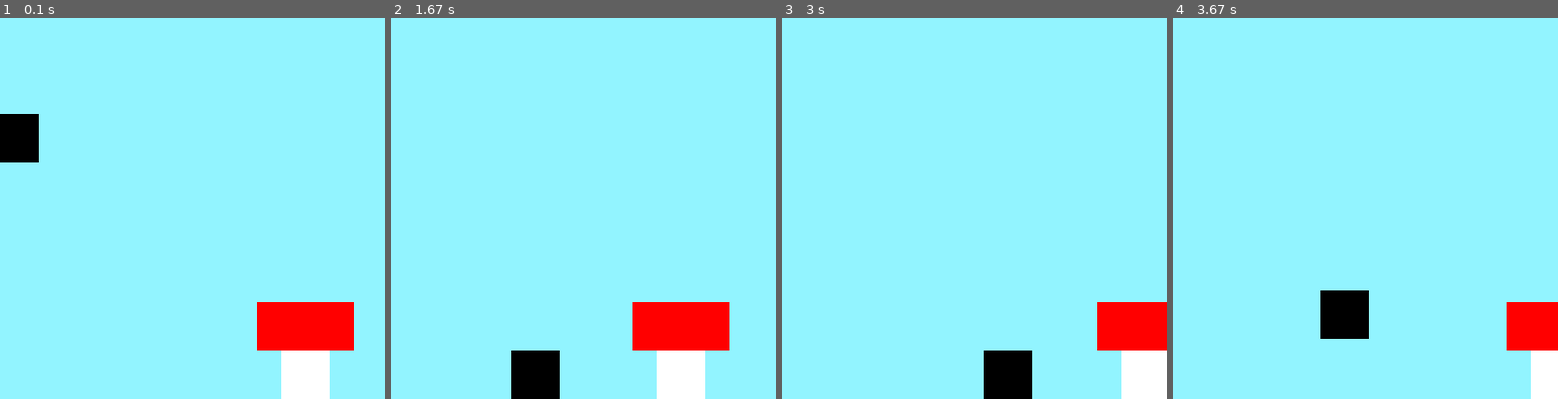
Above: before the commit, frames 1-4 (left to right).
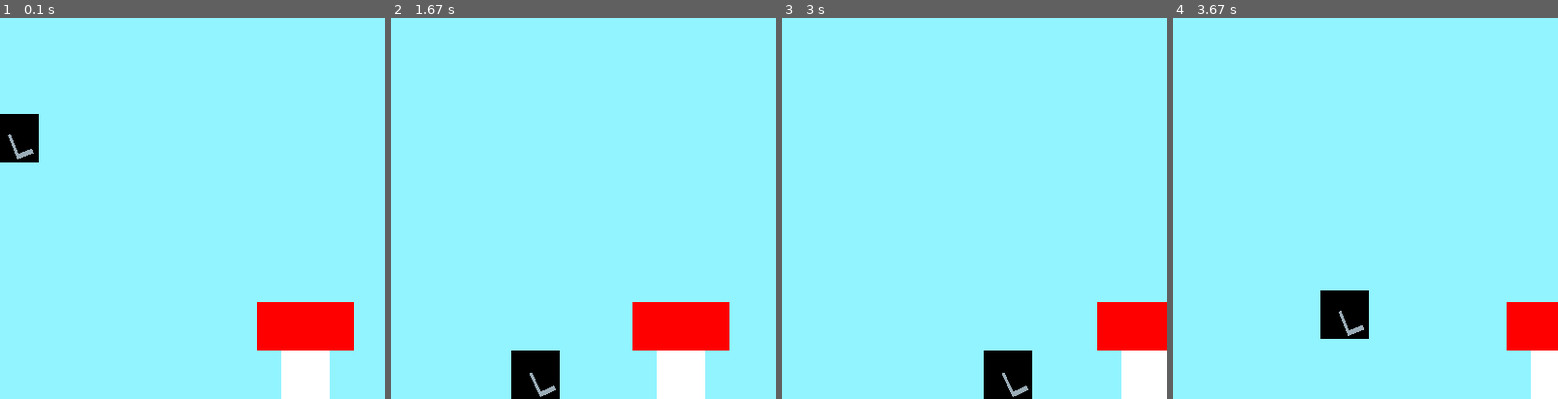
Above: after the commit, the same moments.

Repository: Jobjob321/Pygame-Platformer
Game: pygame game, started from main.py
Two runs of this game, one before a commit and one after it. Both use one fixed random seed, a clock stepped at 60 frames per second and the inputs below.
Inputs:
- Up to frame 1 (0.1 s): no input
- Up to frame 2 (1.67 s): hold Right 0.33-0.8 s; hold Right 0.83-1.3 s; hold Left from 1.33 s (still down)
- Up to frame 3 (3 s): release Left at 1.87 s; hold Left 1.9-2.3 s; hold Right 2.33-2.97 s
- Up to frame 4 (3.67 s): hold Left 3-3.47 s; hold Right from 3.5 s (still down); tap Space at 3.57 s
The pictures show only the part of the screen within x 31-81%, y 50-100%; the shares and areas given below are measured in that part.

The runs differ from the first frame. In frame 1, 0.1% of the frame differs, in the area x 2-9%, y 30-38%; in frame 2, 0.1%; in frame 3, 0.1%; in frame 4, 0.1%.

Commit message:
Trying to get gun to rotate

Diff:
--- a/gun.py
+++ b/gun.py
@@ -1,9 +1,17 @@
-import pygame
+import pygame, math
 
 class Gun:
     def __init__(self, player_x, player_y):
         self.x = player_x
         self.y = player_y
         self.image = pygame.image.load("imgs/Pistol1.png").convert_alpha()
+        self.rot_image = self.image.copy()
+        self.angle = self.rotate(pygame.mouse.get_pos())
     def draw(self, screen, scroll_x, scroll_y):
-        screen.blit(self.image, (self.x - scroll_x, self.y - scroll_y))
+        screen.blit(self.rot_image, (self.x - scroll_x, self.y - scroll_y))
+    def rotate(self, mouse):
+        self.rect = self.image.get_rect(center=(self.x, self.y))
+        offset = (mouse[1]-self.rect.centery, mouse[0]-self.rect.centerx)
+        self.angle = 360-math.degrees(math.atan2(*offset))
+        self.rot_image = pygame.transform.rotate(self.image, self.angle)
+        self.rect = self.image.get_rect(center=self.rect.center)
--- a/main.py
+++ b/main.py
@@ -1,7 +1,8 @@
-import pygame
+import pygame, math
 from Player import Player
 from object import Object
 from utils import checkCollisions
+from gun import Gun
 from coin import Coin
 from pygame.locals import *
 import time
@@ -89,6 +90,7 @@
             player.y_momentum += player.gravity * dt
             CanJump = False
         player.position.y += player.y_momentum * dt
+        mouse = pygame.mouse.get_pos()
         for object in objects:
             if checkCollisions(object.x, object.y, object.width, object.height, player.position.x, player.position.y, 50, 50):
                 player_bottom = player.position.y  + 50
@@ -125,7 +127,12 @@
 
     cointext = FONT.render("Coins: " + str(coinamount), 1, (0,0,0))
     screen.blit(cointext, (10, 10))
+
+    pistol = Gun(player.position.x, player.position.y)
+    pistol.rotate(mouse)
     Player.Draw(screen, player.position.x - scroll[0], player.position.y - scroll[1])
+    pistol.draw(screen, scroll[0], scroll[1])
+
     pygame.display.update()
     applyGravity = True
     xbefore = player.position.x
